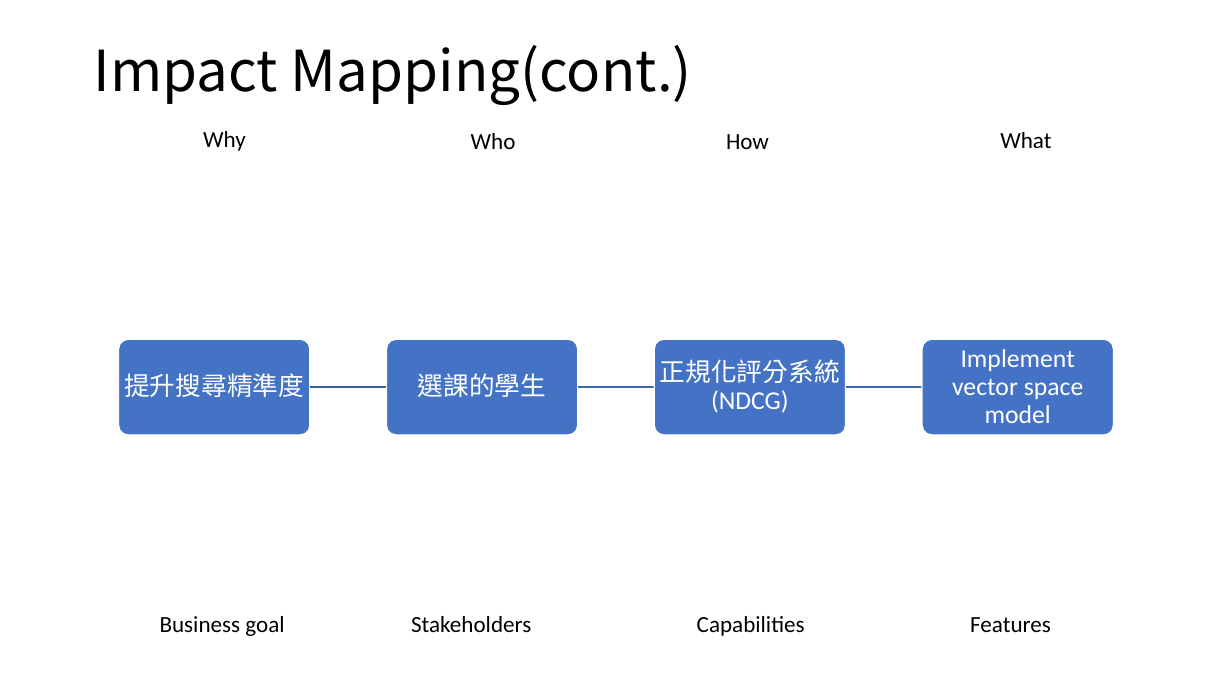
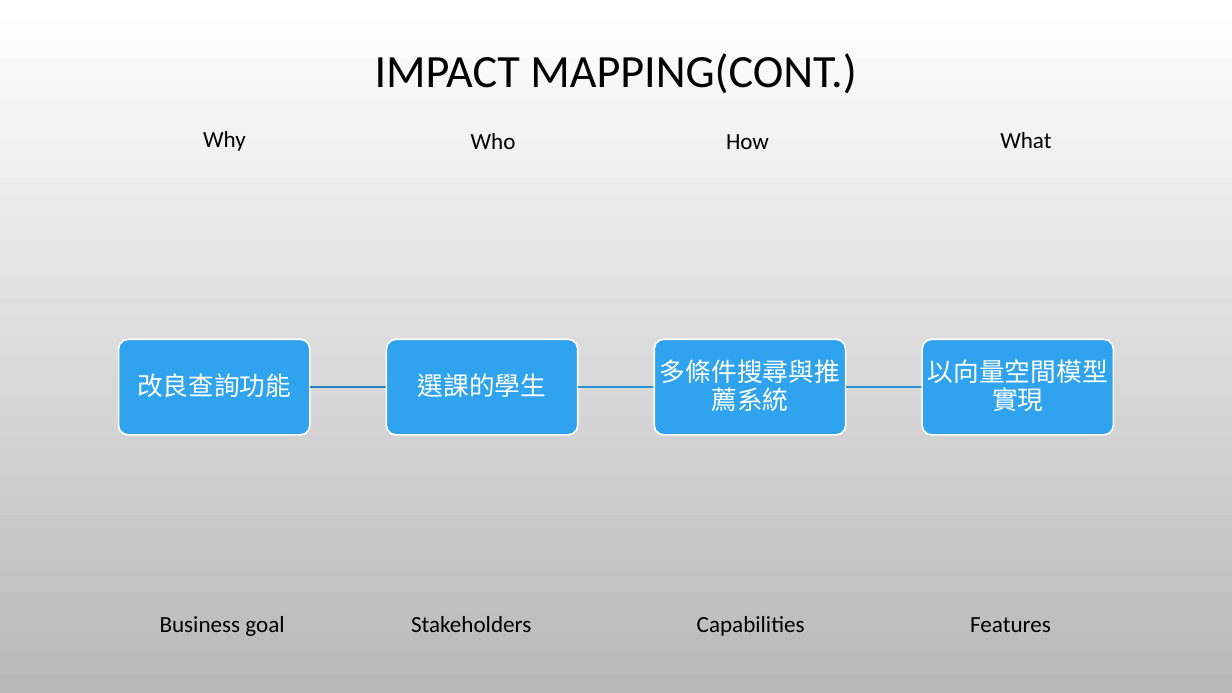
Before and after one commit to kai2june/me_courseSelecting, a slide deck: slide 6 of 期中檢查.pptx (slide 7 before the commit). Drawn at 1232x693 pixels with LibreOffice and Linux fonts; fonts in the diff are those of the drawing; background and template pictures are left out. Boxes give left, top, right and bottom in pixels: in the first picture for what was removed or moved away, otherwise in the second. Text is boxed around its words. In the diff, an @@ line names an element or a change of style, - is before the commit and + after.

```diff
--- a/期中檢查.pptx
+++ b/期中檢查.pptx
@@ background #FFFFFF to picture (left out) @@
@@ title at bbox=[375, 53, 856, 93]: text changed; size 44 to 36 pt; font Noto Sans CJK SC to Calibri @@
-Impact Mapping(cont.)
+IMPACT MAPPING(CONT.)
@@ fill #4472C4 to #2FA3EE; outline #FFFFFF 1 pt to #FFFFFF 1.25 pt in 4 elements at bbox=[386, 339, 578, 435], bbox=[654, 339, 846, 435], bbox=[922, 339, 1114, 435], bbox=[118, 339, 310, 435] @@
@@ text at bbox=[660, 359, 840, 411]: text changed @@
-正規化評分系統(NDCG)
+多條件搜尋與推薦系統
@@ text at bbox=[928, 359, 1108, 411]: text changed @@
-Implement vector space model
+以向量空間模型實現
@@ text at bbox=[137, 373, 291, 397]: text changed @@
-提升搜尋精準度
+改良查詢功能
@@ freeform shape at bbox=[310, 385, 386, 389]: outline #365B9D 1 pt to #2683BF 1.25 pt @@
@@ freeform shape at bbox=[578, 385, 654, 389]: outline #3E67B2 1 pt to #2B94D8 1.25 pt @@
@@ freeform shape at bbox=[846, 385, 922, 389]: outline #3E67B2 1 pt to #2B94D8 1.25 pt @@
```
Also in this commit, not shown: 8 other slides changed, 8 slides added, 2 slides removed.
